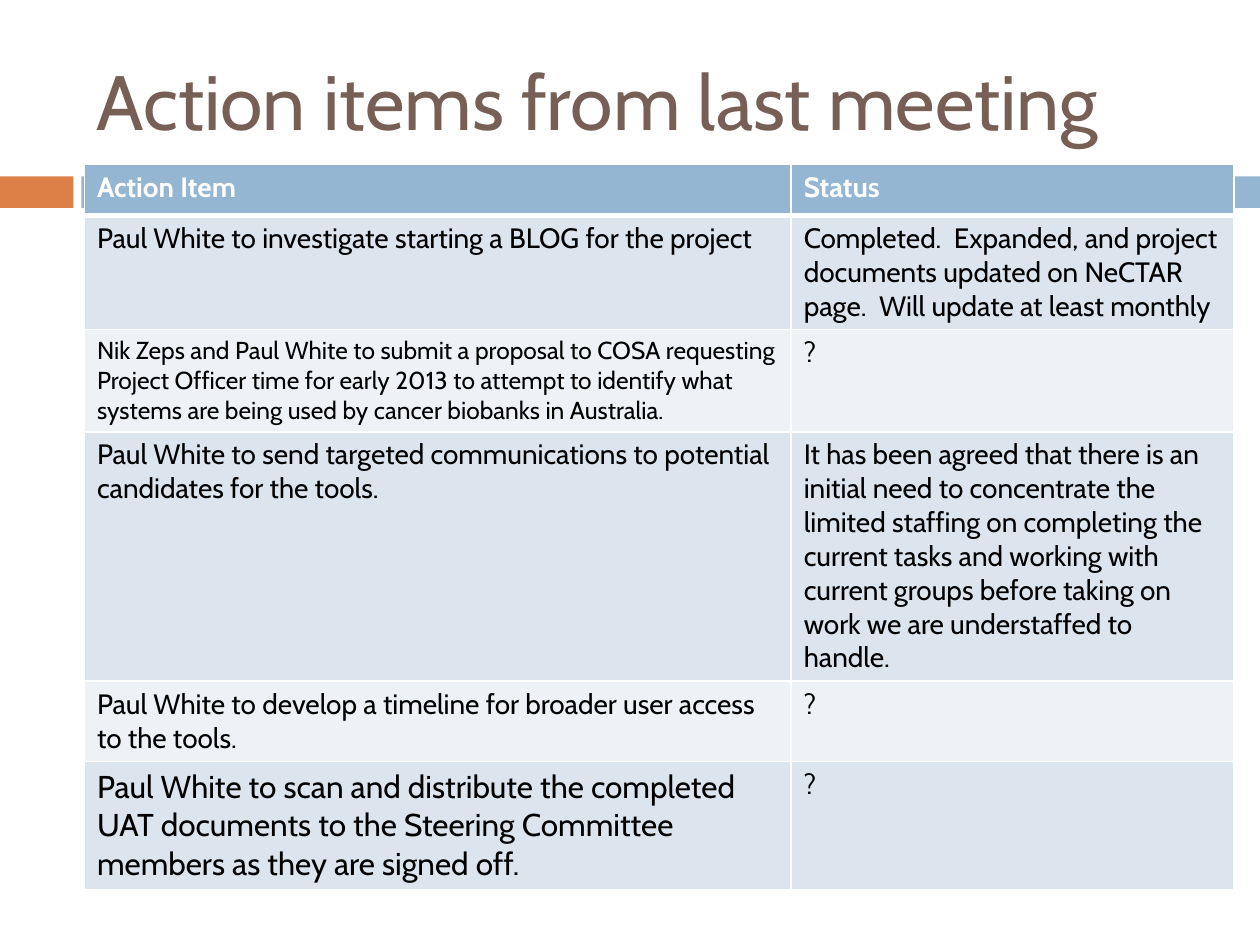
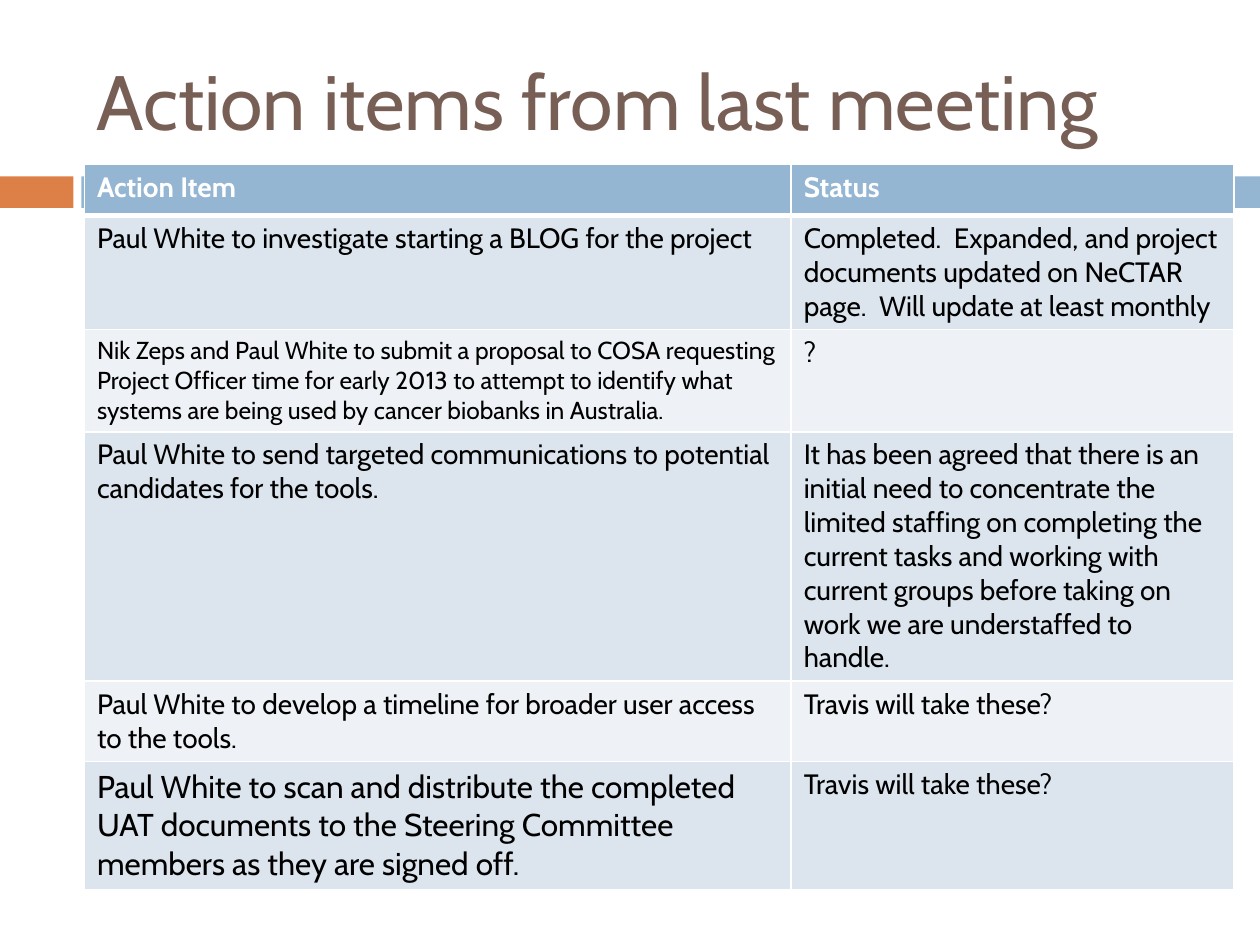
Before and after one commit to tranaweera/ark-informatics, a slide deck: slide 3 of ARK/trunk/usefulTools/TestFilesAndDocuments/steering committee/NeCTAR/Steering Committee Meetings/Steering Committee Meeting March_2013.pptx. Drawn at 1260x945 pixels with LibreOffice and Linux fonts; fonts in the diff are those of the drawing. Boxes give left, top, right and bottom in pixels: in the first picture for what was removed or moved away, otherwise in the second. Text is boxed around its words. In the diff, an @@ line names an element or a change of style, - is before the commit and + after.

```diff
--- a/ARK/trunk/usefulTools/TestFilesAndDocuments/steering committee/NeCTAR/Steering Committee Meetings/Steering Committee Meeting March_2013.pptx
+++ b/ARK/trunk/usefulTools/TestFilesAndDocuments/steering committee/NeCTAR/Steering Committee Meetings/Steering Committee Meeting March_2013.pptx
@@ table at box(84, 164, 1235, 886) @@
-row 5, column 2: ?
+row 5, column 2: Travis will take these?
-row 6, column 2: ?
+row 6, column 2: Travis will take these?
```
Also in this commit, not shown: 2 other slides changed, 4 other files.
